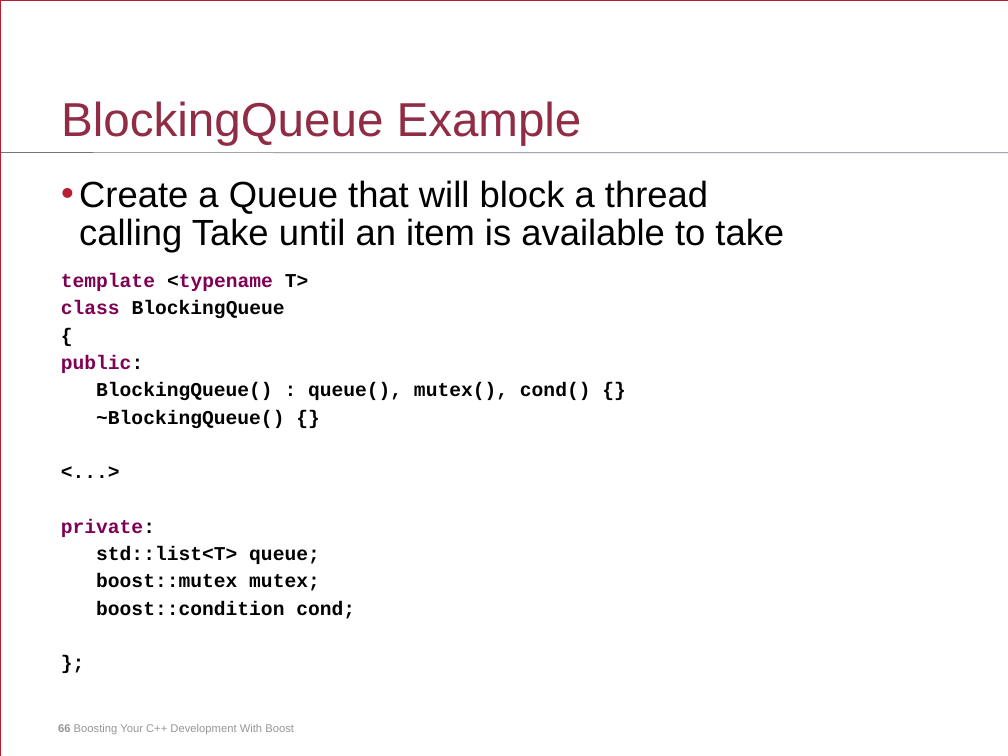
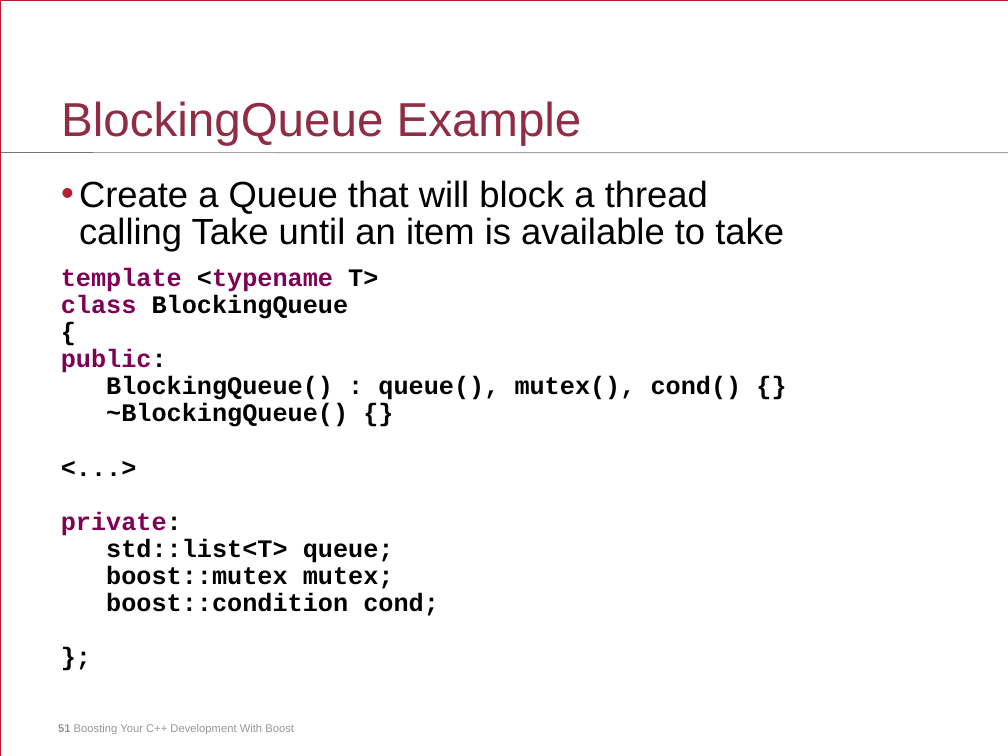
Before and after one commit to jurberg/boost-presentation, a slide deck: slide 51 of boost-presentation.ppt (slide 66 before the commit). Drawn at 1008x756 pixels with LibreOffice and Linux fonts; fonts in the diff are those of the drawing. Boxes give left, top, right and bottom in pixels: in the first picture for what was removed or moved away, otherwise in the second. Text is boxed around its words. In the diff, an @@ line names an element or a change of style, - is before the commit and + after.

```diff
--- a/boost-presentation.ppt
+++ b/boost-presentation.ppt
@@ text "Create a Queue that will ..." at (x1=79, y1=180, x2=784, y2=252): line spacing 26.7pt to 26.6pt @@
@@ text "template <typename T>" at (x1=61, y1=267, x2=742, y2=616): size 14 to 18 pt; line spacing 10.7pt to 10.6pt @@
@@ text at (x1=58, y1=724, x2=294, y2=734): text changed @@
-66 Boosting Your C++ Development With Boost
+51 Boosting Your C++ Development With Boost
```
Also in this commit, not shown: 54 other slides changed, 9 slides added, 31 slides removed, 1 other file.
